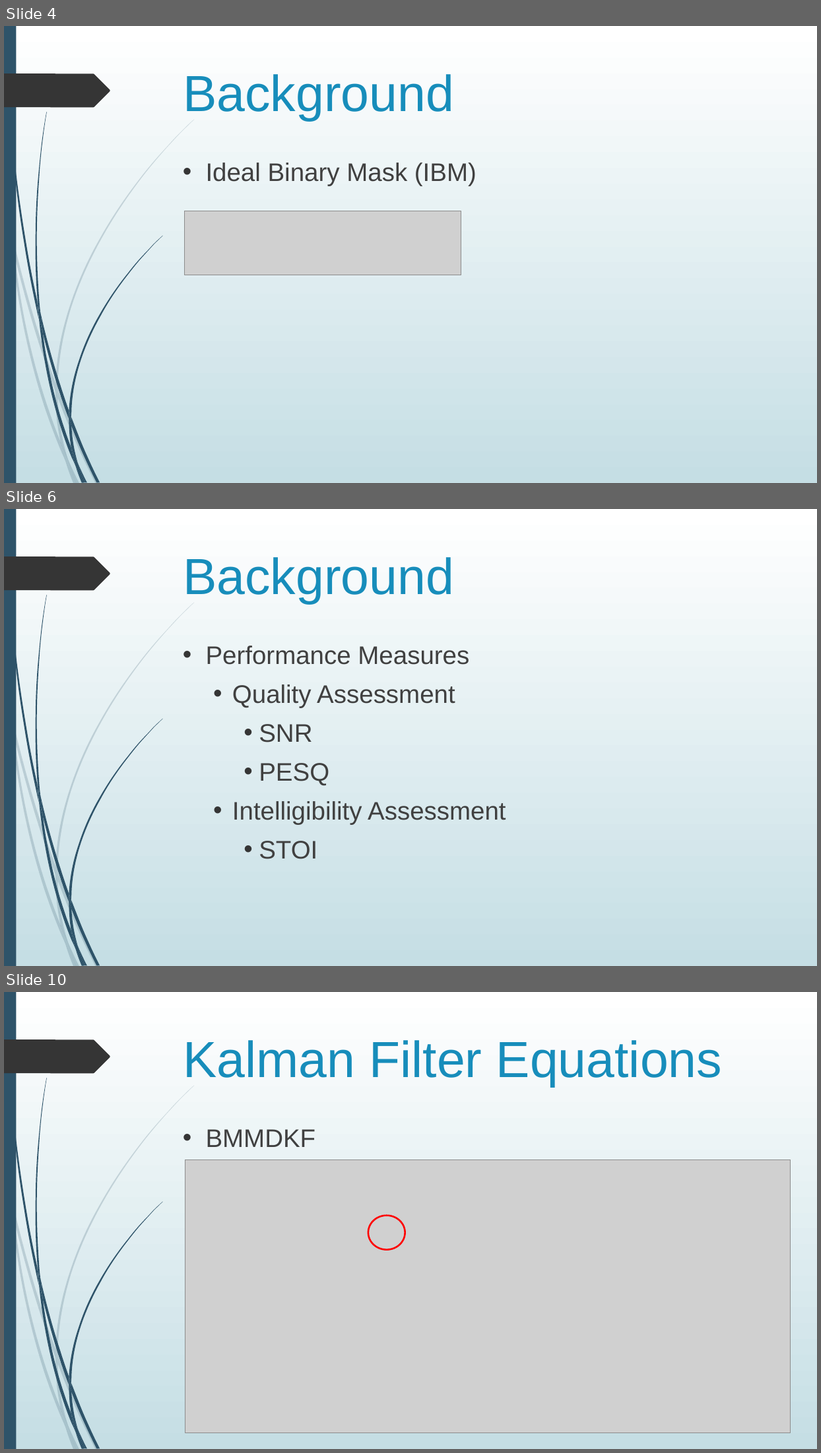
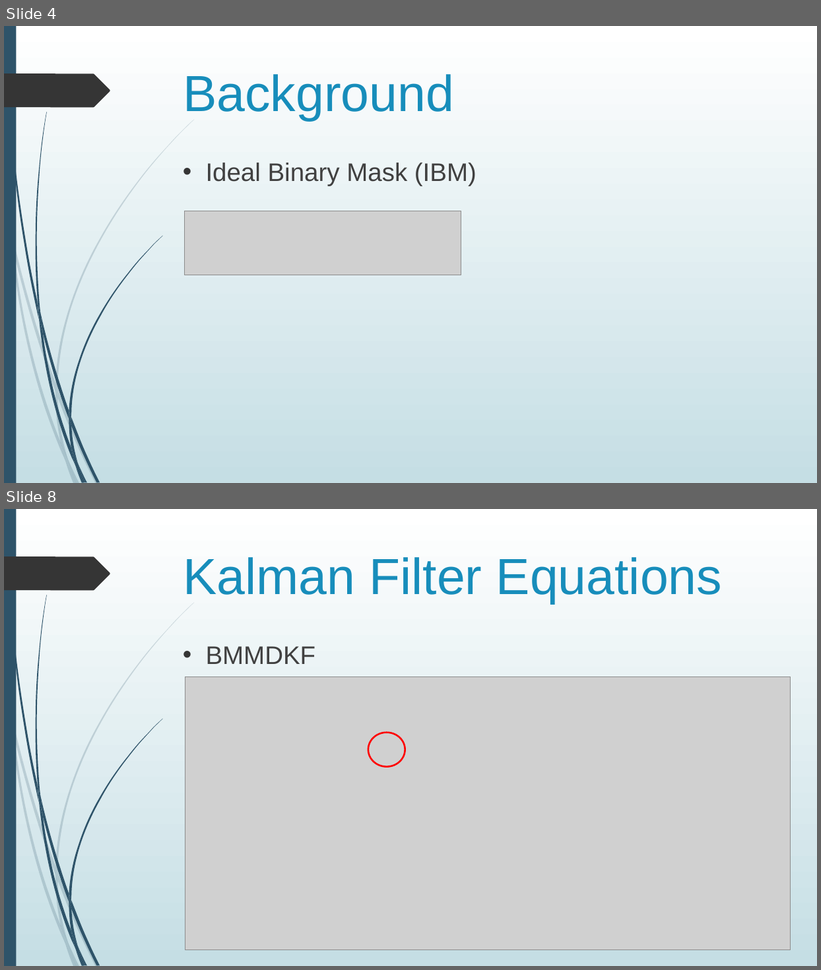
Before and after one commit to jygoh1/FinalYearProject, a slide deck: Presentation/draft_other.pptx. Shown one above the other, each under a label of ours: slides 4, 6 and 10 before the commit, slides 4 and 8 after it; the slides between them are not shown. The pictures are 821x1453 and 821x970 pixels, drawn with LibreOffice and Linux fonts; fonts in the diff are those of the drawing; grey boxes stand for pictures. Boxes give left, top, right and bottom in pixels: in the first picture for what was removed or moved away, otherwise in the second. Text is boxed around its words. In the diff, an @@ line names an element or a change of style, - is before the commit and + after.

```diff
--- a/Presentation/draft_other.pptx
+++ b/Presentation/draft_other.pptx
@@ slide 6 removed at [4, 509, 817, 966], background gradient #FFFFFF to #C5DEE5; not listed: 24 template elements that a slide beside it also shows @@
@@ title removed at [183, 557, 454, 603] @@
-Background
@@ text removed at [206, 646, 506, 859] @@
-• Performance Measures
-  • Quality Assessment
-    • SNR
-    • PESQ
-  • Intelligibility Assessment
-    • STOI
@@ what was slide 10 is now slide 8 @@
```
Also in this commit, not shown: 14 slides changed, 3 other slides removed, 4 other files.
